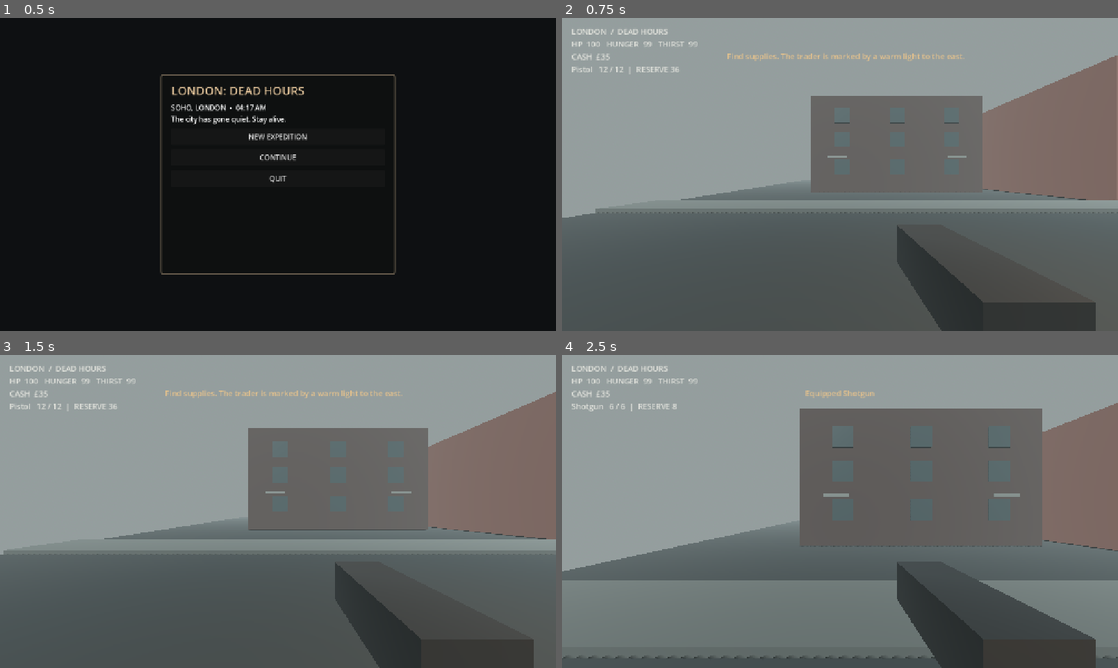
Above: before the commit, frames 1-4 (two rows, left to right).
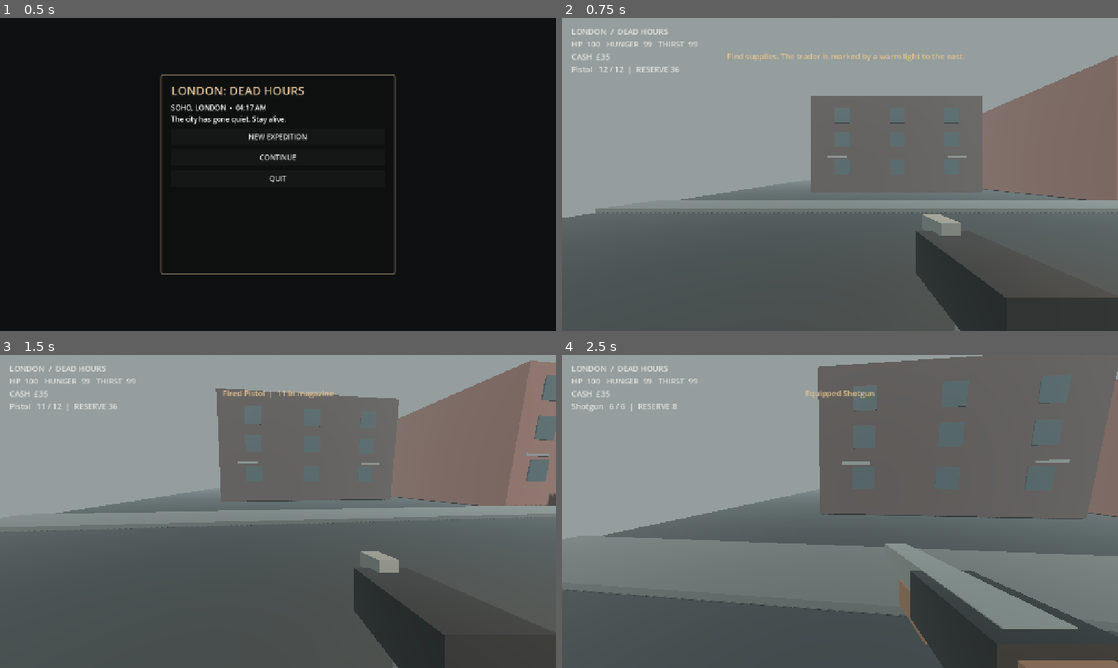
Above: after the commit, the same moments.

Repository: mrbedgrief-ship-it/london-dead-hours
Game: Godot game, scene res://scenes/main.tscn
Two runs of this game, one before a commit and one after it. Both use one fixed random seed, a clock stepped at 60 frames per second and the inputs below.
Inputs (mouse positions are in pixels of both pictures, inside the frame that each line leads up to):
- Up to frame 1 (0.5 s): no input
- Up to frame 2 (0.75 s): click "NEW EXPEDITION" at 0.5 s
- Up to frame 3 (1.5 s): tap Enter at 1.25 s; move the mouse to (305, 511) at 1.27 s; hold W (move_forward) from 1.28 s (still down); hold E (interact) from 1.28 s (still down); click (305, 511) at 1.42 s
- Up to frame 4 (2.5 s): keep holding W (move_forward); tap Space (jump) at 1.52, 2.27 s; tap 1 at 1.55, 2.1 s; move the mouse to (812, 511) at 2.02 s; release E (interact) at 2.03 s; click (812, 511) at 2.17 s; tap 2 at 2.3 s

Frame 1 is identical in both runs. In frame 2, 2.7% of the frame differs, in the area x 60-100%, y 62-100%; in frame 3, 22%; in frame 4, 36%, in the area x 0-100%, y 0-100%.

Commit message:
Implement reliable FPS look and functional weapon system

Diff:
--- a/scripts/player.gd
+++ b/scripts/player.gd
@@ -4,6 +4,14 @@
 const SPRINT_SPEED := 6.5
 const JUMP_VELOCITY := 4.5
 const MOUSE_SENSITIVITY := 0.0018
+const NORMAL_FOV := 78.0
+const AIM_FOV := 62.0
+
+const WEAPON_CONFIG := {
+	"Pistol": {"capacity": 12, "damage": 34.0, "fire_interval": 0.32, "reload_time": 1.1, "range": 45.0, "pellets": 1, "spread": 0.002},
+	"Shotgun": {"capacity": 6, "damage": 13.0, "fire_interval": 0.85, "reload_time": 1.5, "range": 22.0, "pellets": 7, "spread": 0.055},
+	"Rifle": {"capacity": 30, "damage": 25.0, "fire_interval": 0.12, "reload_time": 1.7, "range": 65.0, "pellets": 1, "spread": 0.004}
+}
 
 var health := 100.0
 var hunger := 100.0
@@ -11,20 +19,30 @@
 var money := 35
 var inventory: Dictionary = {"food": 2, "water": 2, "medkit": 1, "scrap": 0}
 var weapon := "Pistol"
-var ammo := {"Pistol": 12, "Shotgun": 6, "Rifle": 30}
-var reserve := {"Pistol": 36, "Shotgun": 8, "Rifle": 30}
-var magazine := {"Pistol": 12, "Shotgun": 6, "Rifle": 30}
+# ammo is the number of rounds currently in each weapon's magazine.
+var ammo: Dictionary = {"Pistol": 12, "Shotgun": 6, "Rifle": 30}
+var reserve: Dictionary = {"Pistol": 36, "Shotgun": 8, "Rifle": 30}
+var magazine: Dictionary = {"Pistol": 12, "Shotgun": 6, "Rifle": 30}
 var fire_delay := 0.0
 var reload_delay := 0.0
+var reloading_weapon := ""
+var aiming := false
 var inv_open := false
 var dead := false
 var camera: Camera3D
 var ray: RayCast3D
-var gun: MeshInstance3D
+var weapon_root: Node3D
+var weapon_models: Dictionary = {}
 var game
 
 func _ready() -> void:
 	game = get_parent()
+	_build_player_collision()
+	_build_camera()
+	_build_weapon_models()
+	Input.mouse_mode = Input.MOUSE_MODE_CAPTURED
+
+func _build_player_collision() -> void:
 	var col := CollisionShape3D.new()
 	var shape := CapsuleShape3D.new()
 	shape.radius = 0.36
@@ -32,53 +50,128 @@
 	col.shape = shape
 	col.position.y = 0.88
 	add_child(col)
+
+func _build_camera() -> void:
 	camera = Camera3D.new()
-	camera.position.y = 1.58
-	camera.fov = 78.0
+	camera.name = "FirstPersonCamera"
+	camera.position = Vector3(0.0, 1.58, 0.0)
+	camera.fov = NORMAL_FOV
+	camera.current = true
 	add_child(camera)
 	ray = RayCast3D.new()
-	ray.target_position = Vector3(0, 0, -3.2)
+	ray.name = "AimRay"
+	ray.target_position = Vector3(0.0, 0.0, -45.0)
 	ray.collide_with_areas = true
+	ray.collide_with_bodies = true
+	ray.enabled = true
+	ray.add_exception(self)
 	camera.add_child(ray)
-	var gun_mesh := BoxMesh.new()
-	gun_mesh.size = Vector3(0.18, 0.15, 0.48)
-	gun = MeshInstance3D.new()
-	gun.mesh = gun_mesh
-	gun.position = Vector3(0.32, -0.28, -0.55)
-	gun.material_override = game.mat_gun
-	camera.add_child(gun)
-	Input.mouse_mode = Input.MOUSE_MODE_CAPTURED
+
+func _build_weapon_models() -> void:
+	weapon_root = Node3D.new()
+	weapon_root.name = "FirstPersonWeapon"
+	weapon_root.position = Vector3.ZERO
+	camera.add_child(weapon_root)
+
+	var pistol := Node3D.new()
+	pistol.name = "PistolModel"
+	_add_weapon_box(pistol, Vector3(0.15, 0.12, 0.30), Vector3(0.29, -0.22, -0.40), game.mat_gun)
+	_add_weapon_box(pistol, Vector3(0.10, 0.18, 0.13), Vector3(0.29, -0.34, -0.34), game.mat_metal)
+	_add_weapon_box(pistol, Vector3(0.055, 0.045, 0.11), Vector3(0.29, -0.15, -0.56), game.mat_metal)
+	weapon_root.add_child(pistol)
+	weapon_models["Pistol"] = pistol
+
+	var shotgun := Node3D.new()
+	shotgun.name = "ShotgunModel"
+	_add_weapon_box(shotgun, Vector3(0.105, 0.095, 0.72), Vector3(0.28, -0.21, -0.63), game.mat_metal)
+	_add_weapon_box(shotgun, Vector3(0.17, 0.13, 0.30), Vector3(0.28, -0.23, -0.39), game.mat_gun)
+	_add_weapon_box(shotgun, Vector3(0.12, 0.09, 0.22), Vector3(0.28, -0.30, -0.61), game.mat_wood)
+	_add_weapon_box(shotgun, Vector3(0.12, 0.13, 0.24), Vector3(0.28, -0.25, -0.18), game.mat_wood)
+	weapon_root.add_child(shotgun)
+	weapon_models["Shotgun"] = shotgun
+
+	var rifle := Node3D.new()
+	rifle.name = "RifleModel"
+	_add_weapon_box(rifle, Vector3(0.085, 0.085, 0.78), Vector3(0.28, -0.20, -0.66), game.mat_metal)
+	_add_weapon_box(rifle, Vector3(0.16, 0.13, 0.34), Vector3(0.28, -0.23, -0.39), game.mat_gun)
+	_add_weapon_box(rifle, Vector3(0.12, 0.14, 0.27), Vector3(0.28, -0.25, -0.13), game.mat_wood)
+	_add_weapon_box(rifle, Vector3(0.11, 0.075, 0.21), Vector3(0.28, -0.30, -0.57), game.mat_gun)
+	_add_weapon_box(rifle, Vector3(0.045, 0.06, 0.12), Vector3(0.28, -0.13, -0.39), game.mat_metal)
+	weapon_root.add_child(rifle)
+	weapon_models["Rifle"] = rifle
+	_refresh_weapon_model()
+
+func _add_weapon_box(parent: Node3D, size: Vector3, pos: Vector3, material: Material) -> void:
+	var mesh_instance := MeshInstance3D.new()
+	var mesh := BoxMesh.new()
+	mesh.size = size
+	mesh_instance.mesh = mesh
+	mesh_instance.position = pos
+	mesh_instance.material_override = material
+	mesh_instance.cast_shadow = GeometryInstance3D.SHADOW_CASTING_SETTING_OFF
+	parent.add_child(mesh_instance)
+
+func _input(event: InputEvent) -> void:
+	if event is InputEventMouseMotion:
+		if _gameplay_active():
+			rotate_y(-event.relative.x * MOUSE_SENSITIVITY)
+			camera.rotate_x(-event.relative.y * MOUSE_SENSITIVITY)
+			camera.rotation.x = clampf(camera.rotation.x, deg_to_rad(-82.0), deg_to_rad(82.0))
+	elif event is InputEventMouseButton:
+		if event.button_index == MOUSE_BUTTON_RIGHT:
+			if event.pressed and _gameplay_active():
+				aiming = true
+			elif not event.pressed:
+				aiming = false
+		elif event.button_index == MOUSE_BUTTON_LEFT and event.pressed and _gameplay_active():
+			_fire()
 
 func _unhandled_input(event: InputEvent) -> void:
-	if event is InputEventMouseMotion and Input.mouse_mode == Input.MOUSE_MODE_CAPTURED and not inv_open:
-		rotate_y(-event.relative.x * MOUSE_SENSITIVITY)
-		camera.rotate_x(-event.relative.y * MOUSE_SENSITIVITY)
-		camera.rotation.x = clamp(camera.rotation.x, -1.45, 1.45)
+	if not event is InputEventKey or not event.pressed or event.echo:
+		return
 	if event.is_action_pressed("pause"):
-		game.toggle_pause()
+		if not dead:
+			game.toggle_pause()
+		get_viewport().set_input_as_handled()
+		return
 	if event.is_action_pressed("inventory"):
-		game.toggle_inventory()
-	if event.is_action_pressed("interact") and not inv_open and not game.paused:
+		if not dead and not game.paused:
+			game.toggle_inventory()
+		get_viewport().set_input_as_handled()
+		return
+	if not _gameplay_active():
+		return
+	if event.is_action_pressed("interact"):
 		_interact()
-	if event.is_action_pressed("reload"):
+	elif event.is_action_pressed("reload"):
 		_reload()
-	if event is InputEventMouseButton and event.pressed and event.button_index == MOUSE_BUTTON_LEFT and Input.mouse_mode == Input.MOUSE_MODE_CAPTURED:
-		_fire()
-	if event is InputEventMouseButton and event.pressed and event.button_index == MOUSE_BUTTON_RIGHT:
-		camera.fov = 62.0
-	if event is InputEventMouseButton and not event.pressed and event.button_index == MOUSE_BUTTON_RIGHT:
-		camera.fov = 78.0
-	if event is InputEventKey and event.pressed:
-		if event.keycode == KEY_1: _equip("Pistol")
-		elif event.keycode == KEY_2: _equip("Shotgun")
-		elif event.keycode == KEY_3: _equip("Rifle")
+	elif event.keycode == KEY_1:
+		_equip("Pistol")
+	elif event.keycode == KEY_2:
+		_equip("Shotgun")
+	elif event.keycode == KEY_3:
+		_equip("Rifle")
+
+func _gameplay_active() -> bool:
+	return is_instance_valid(game) and not dead and not game.paused and not inv_open and Input.mouse_mode == Input.MOUSE_MODE_CAPTURED
+
+func _process(delta: float) -> void:
+	if not is_instance_valid(camera):
+		return
+	var target_fov := AIM_FOV if aiming and _gameplay_active() else NORMAL_FOV
+	camera.fov = lerpf(camera.fov, target_fov, minf(1.0, delta * 12.0))
+	if weapon_root != null:
+		weapon_root.position = Vector3(0.0, -0.015 if aiming else 0.0, 0.025 if aiming else 0.0)
 
 func _physics_process(delta: float) -> void:
 	if dead or game.paused or inv_open:
 		velocity = Vector3.ZERO
 		return
 	fire_delay = maxf(0.0, fire_delay - delta)
-	reload_delay = maxf(0.0, reload_delay - delta)
+	if reload_delay > 0.0:
+		reload_delay = maxf(0.0, reload_delay - delta)
+		if reload_delay <= 0.0:
+			_finish_reload()
 	hunger = maxf(0.0, hunger - delta * 0.12)
 	thirst = maxf(0.0, thirst - delta * 0.18)
 	if hunger <= 0.0 or thirst <= 0.0:
@@ -86,10 +179,12 @@
 	if health <= 0.0:
 		dead = true
 		game.show_game_over()
+		return
+
 	var direction_input := Input.get_vector("move_left", "move_right", "move_forward", "move_back")
-	var direction := (transform.basis * Vector3(direction_input.x, 0, direction_input.y)).normalized()
+	var direction := (transform.basis * Vector3(direction_input.x, 0.0, direction_input.y)).normalized()
 	var speed := SPRINT_SPEED if Input.is_action_pressed("sprint") else WALK_SPEED
-	if direction:
+	if direction.length_squared() > 0.0:
 		velocity.x = direction.x * speed
 		velocity.z = direction.z * speed
 	else:
@@ -100,6 +195,7 @@
 	elif Input.is_action_just_pressed("jump"):
 		velocity.y = JUMP_VELOCITY
 	move_and_slide()
+
 	if ray.is_colliding():
 		var target = ray.get_collider()
 		if target != null and target.has_method("get_prompt"):
@@ -118,43 +214,93 @@
 			target.interact(self)
 
 func _fire() -> void:
-	if game.paused or inv_open or dead or fire_delay > 0.0 or reload_delay > 0.0:
-		return
-	if int(ammo[weapon]) <= 0:
+	if not _gameplay_active() or fire_delay > 0.0 or reload_delay > 0.0:
+		return
+	if not WEAPON_CONFIG.has(weapon):
+		game.notify("Weapon unavailable.")
+		return
+	var config: Dictionary = WEAPON_CONFIG[weapon]
+	if int(ammo.get(weapon, 0)) <= 0:
 		game.notify("Magazine empty — press R to reload")
 		return
+
 	ammo[weapon] = int(ammo[weapon]) - 1
-	fire_delay = 0.32 if weapon == "Pistol" else (0.85 if weapon == "Shotgun" else 0.12)
-	ray.target_position = Vector3(0, 0, - (24.0 if weapon == "Rifle" else (10.0 if weapon == "Shotgun" else 18.0)))
-	ray.force_raycast_update()
-	if ray.is_colliding():
-		var target = ray.get_collider()
-		if target != null and target.has_method("take_damage"):
-			target.take_damage(38.0 if weapon == "Shotgun" else (25.0 if weapon == "Rifle" else 34.0))
-	game.notify("Fired " + weapon)
-	gun.position.x = 0.30
-	await get_tree().create_timer(0.06).timeout
-	if is_instance_valid(gun):
-		gun.position.x = 0.32
+	fire_delay = float(config["fire_interval"])
+	var hit_count := 0
+	var pellets := int(config["pellets"])
+	for pellet_index in range(pellets):
+		var forward: Vector3 = -camera.global_basis.z
+		var right: Vector3 = camera.global_basis.x
+		var up: Vector3 = camera.global_basis.y
+		var spread := float(config["spread"])
+		var direction := (forward + right * randf_range(-spread, spread) + up * randf_range(-spread, spread)).normalized()
+		var query := PhysicsRayQueryParameters3D.create(camera.global_position, camera.global_position + direction * float(config["range"]))
+		query.exclude = [get_rid()]
+		query.collide_with_areas = true
+		query.collide_with_bodies = true
+		query.collision_mask = 0xFFFFFFFF
+		var result := get_world_3d().direct_space_state.intersect_ray(query)
+		if not result.is_empty():
+			var target = result.get("collider")
+			if target != null and target.has_method("take_damage"):
+				target.take_damage(float(config["damage"]))
+				hit_count += 1
+	game.notify("Fired %s  |  %d in magazine" % [weapon, int(ammo[weapon])])
+	if hit_count > 0:
+		game.notify("%s hit confirmed" % weapon)
 
 func _reload() -> void:
-	if reload_delay > 0.0 or int(ammo[weapon]) >= int(magazine[weapon]) or int(reserve[weapon]) <= 0:
-		return
-	reload_delay = 1.1 if weapon != "Shotgun" else 1.5
-	game.notify("Reloading...")
-	await get_tree().create_timer(reload_delay).timeout
-	if not is_instance_valid(self): return
-	var needed := int(magazine[weapon]) - int(ammo[weapon])
-	var loaded := mini(needed, int(reserve[weapon]))
-	ammo[weapon] = int(ammo[weapon]) + loaded
-	reserve[weapon] = int(reserve[weapon]) - loaded
+	if not _gameplay_active() or reload_delay > 0.0:
+		return
+	if not WEAPON_CONFIG.has(weapon):
+		return
+	var capacity := int(WEAPON_CONFIG[weapon]["capacity"])
+	if int(ammo.get(weapon, 0)) >= capacity:
+		game.notify("Magazine already full.")
+		return
+	if int(reserve.get(weapon, 0)) <= 0:
+		game.notify("No reserve ammunition for " + weapon + ".")
+		return
+	reloading_weapon = weapon
+	reload_delay = float(WEAPON_CONFIG[weapon]["reload_time"])
+	game.notify("Reloading " + weapon + "...")
+
+func _finish_reload() -> void:
+	var name := reloading_weapon
+	reloading_weapon = ""
+	if not WEAPON_CONFIG.has(name):
+		return
+	var capacity := int(WEAPON_CONFIG[name]["capacity"])
+	var needed := maxi(0, capacity - int(ammo.get(name, 0)))
+	var loaded := mini(needed, int(reserve.get(name, 0)))
+	ammo[name] = int(ammo.get(name, 0)) + loaded
+	reserve[name] = int(reserve.get(name, 0)) - loaded
+	if loaded > 0:
+		game.notify("%s reloaded: %d / %d" % [name, int(ammo[name]), capacity])
+	else:
+		game.notify("Reload cancelled.")
 
 func _equip(name: String) -> void:
+	if not WEAPON_CONFIG.has(name):
+		return
+	if reload_delay > 0.0:
+		game.notify("Finish reloading before switching weapons.")
+		return
 	weapon = name
+	aiming = false
+	_refresh_weapon_model()
 	game.notify("Equipped " + name)
 
+func _refresh_weapon_model() -> void:
+	for name in weapon_models.keys():
+		var model: Node3D = weapon_models[name]
+		model.visible = name == weapon
+	if WEAPON_CONFIG.has(weapon):
+		magazine[weapon] = int(WEAPON_CONFIG[weapon]["capacity"])
+
 func hurt(amount: float) -> void:
-	if dead or game.paused: return
+	if dead or game.paused or amount <= 0.0:
+		return
 	health = maxf(0.0, health - amount)
 	game.notify("You are hurt!")
 	if health <= 0.0:
